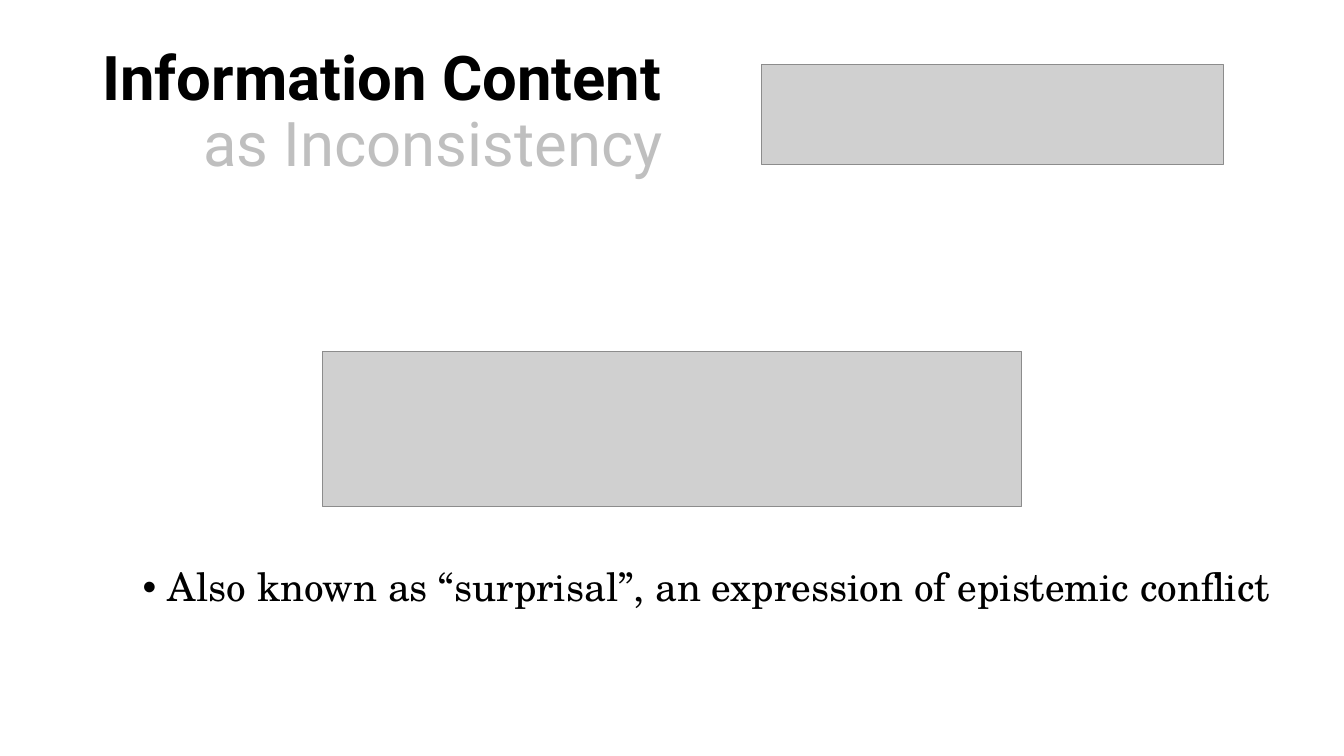
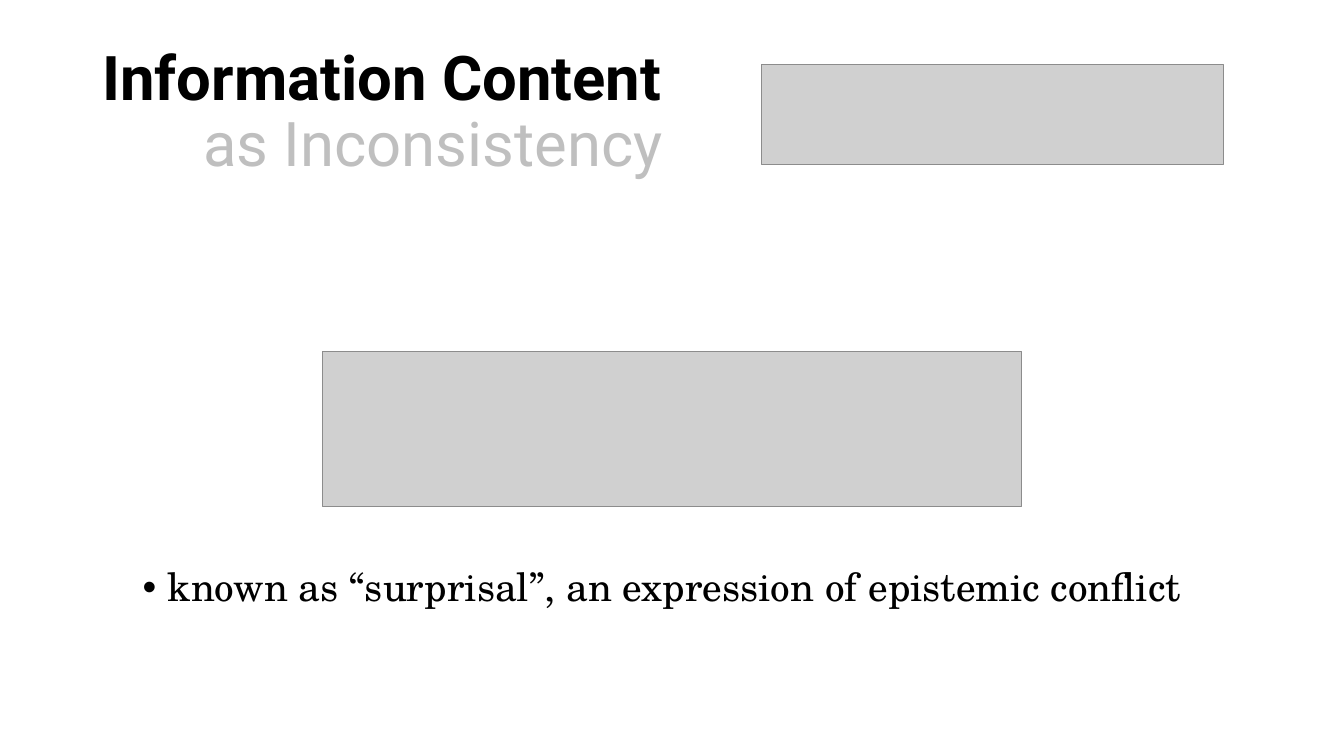
Before and after one commit to orichardson/pdg-expts, a slide deck: slide 8 of present/AISTATS-2022/one-true-loss.pptx. Drawn at 1344x756 pixels with LibreOffice and Linux fonts; fonts in the diff are those of the drawing; grey boxes stand for pictures. Boxes give left, top, right and bottom in pixels: in the first picture for what was removed or moved away, otherwise in the second. Text is boxed around its words. In the diff, an @@ line names an element or a change of style, - is before the commit and + after.

```diff
--- a/present/AISTATS-2022/one-true-loss.pptx
+++ b/present/AISTATS-2022/one-true-loss.pptx
@@ text at (168,572,1181,609): text changed @@
-• Also known as “surprisal”, an expression of epistemic conflict
+• known as “surprisal”, an expression of epistemic conflict
```
Also in this commit, not shown: 2 other slides changed.
